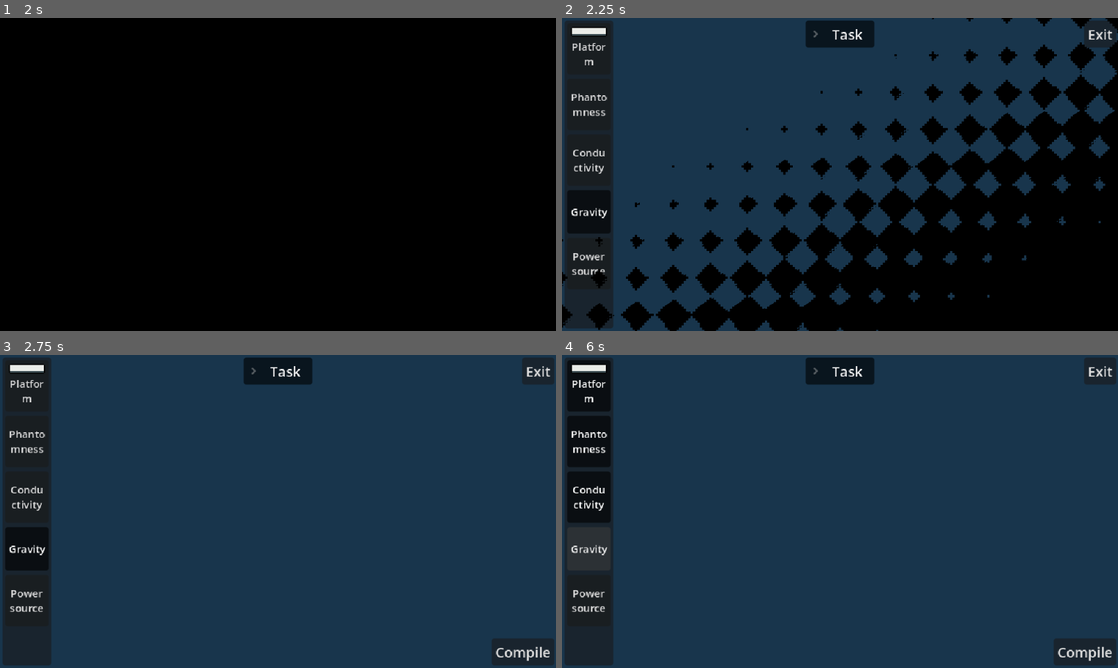
Above: before the commit, frames 1-4 (two rows, left to right).
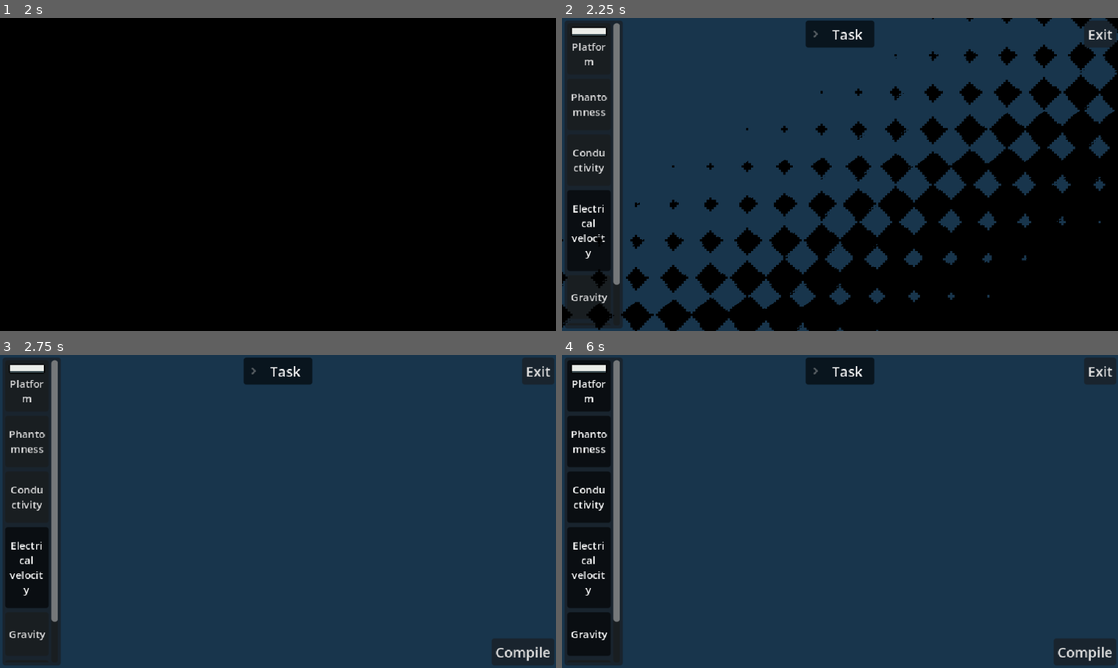
Above: after the commit, the same moments.

Repository: Chebrbober/nightmare-protocol
Game: Godot game, scene res://scenes/main_menu.tscn
The game is run twice, just before and just after one commit, with the same random seed, the same clock (stepped at 60 frames per second) and the same inputs.
Inputs (mouse positions are in pixels of both pictures, inside the frame that each line leads up to):
- Up to frame 1 (2 s): click "Start" at 0.5 s; click "Start" at 1.25 s
- Up to frame 2 (2.25 s): click (589, 230) at 2 s, where only the run after the commit has a clickable "Electrical velocity"
- Up to frame 3 (2.75 s): no input
- Up to frame 4 (6 s): click "Compile" at 2.75 s; click "Platform" at 3.5 s; click "Phantomness" at 4.25 s; click "Conductivity" at 5 s; click "Gravity" at 5.75 s

Frame 1 is identical in both runs. In frame 2, 2.2% of the frame differs, in the area x 1-11%, y 0-100%; in frame 3, 2.2%; in frame 4, 3.6%.

Commit message:
Add electrical velocity property. Add scroll container to panel with attribute buttons

Diff:
--- /dev/null
+++ b/resources/properties/electrical_velocity.tres
@@ -0,0 +1,13 @@
+[gd_resource type="Resource" script_class="PropertyData" format=3 uid="uid://u0dnywnahjv4"]
+
+[ext_resource type="Script" uid="uid://bcv5vrxbk2hst" path="res://scripts/property_scripts/electrical_velocity.gd" id="1_fskk6"]
+[ext_resource type="Script" uid="uid://bs6rks3lfl0jy" path="res://scripts/property_data.gd" id="1_jqqpt"]
+
+[resource]
+script = ExtResource("1_jqqpt")
+logic = ExtResource("1_fskk6")
+compatible_tags = Array[String]([""])
+action_tags = Array[String](["velocity"])
+name = "Electrical velocity"
+description = "Apply some velocity to object to make him move into any direction you want (needs power)"
+metadata/_custom_type_script = "uid://bs6rks3lfl0jy"
--- a/scenes/game.tscn
+++ b/scenes/game.tscn
@@ -82,11 +82,16 @@
 theme_override_constants/margin_right = 3
 theme_override_constants/margin_bottom = 3
 
-[node name="VBoxContainer" type="VBoxContainer" parent="MarginContainer/PanelContainer/MarginContainer" unique_id=589038486]
+[node name="ScrollContainer" type="ScrollContainer" parent="MarginContainer/PanelContainer/MarginContainer" unique_id=1772081889]
+layout_mode = 2
+theme_override_constants/scrollbar_h_separation = 3
+horizontal_scroll_mode = 0
+
+[node name="VBoxContainer" type="VBoxContainer" parent="MarginContainer/PanelContainer/MarginContainer/ScrollContainer" unique_id=589038486]
 layout_mode = 2
 theme_override_constants/separation = 5
 
-[node name="AttributeButton" type="Button" parent="MarginContainer/PanelContainer/MarginContainer/VBoxContainer" unique_id=61823767]
+[node name="AttributeButton" type="Button" parent="MarginContainer/PanelContainer/MarginContainer/ScrollContainer/VBoxContainer" unique_id=61823767]
 unique_name_in_owner = true
 layout_mode = 2
 theme_override_font_sizes/font_size = 8
--- a/scenes/object.tscn
+++ b/scenes/object.tscn
@@ -7,10 +7,12 @@
 collision_layer = 2
 collision_mask = 255
 input_pickable = true
+mass = 0.001
 gravity_scale = 0.0
+freeze_mode = 1
 continuous_cd = 1
 contact_monitor = true
-max_contacts_reported = 1
+max_contacts_reported = 3
 script = ExtResource("1_pkda2")
 
 [node name="CollisionShape2D" type="CollisionShape2D" parent="." unique_id=1391266453]
--- a/scripts/game.gd
+++ b/scripts/game.gd
@@ -45,8 +45,9 @@
 					attribute_button_instance.tooltip_text = object_data.description
 					attribute_button_instance.icon = object_data.texture
 					attribute_button_instance.visible = true
-					$MarginContainer/PanelContainer/MarginContainer/VBoxContainer.add_child(
-						attribute_button_instance
+					(
+						$MarginContainer/PanelContainer/MarginContainer/ScrollContainer/VBoxContainer
+						. add_child(attribute_button_instance)
 					)
 					attribute_button_instance.connect(
 						"attribute_toggled", Callable(self, "_on_attribute_button_toggled")
@@ -73,8 +74,9 @@
 					attribute_button_instance.attribute_data = property_data
 					attribute_button_instance.text = property_data.name
 					attribute_button_instance.visible = true
-					$MarginContainer/PanelContainer/MarginContainer/VBoxContainer.add_child(
-						attribute_button_instance
+					(
+						$MarginContainer/PanelContainer/MarginContainer/ScrollContainer/VBoxContainer
+						. add_child(attribute_button_instance)
 					)
 					attribute_button_instance.connect(
 						"attribute_toggled", Callable(self, "_on_attribute_button_toggled")
@@ -83,7 +85,7 @@
 
 			file_name = property_res_dir.get_next()
 
-	$MarginContainer/PanelContainer/MarginContainer/VBoxContainer/AttributeButton.visible = false
+	$MarginContainer/PanelContainer/MarginContainer/ScrollContainer/VBoxContainer/AttributeButton.visible = false
 
 	task_generator = TaskGenerator.new()
 	add_child(task_generator)
@@ -135,7 +137,6 @@
 		logic_node.set(key, property.values[key])
 
 	obj.physics_interpolation_mode = Node.PHYSICS_INTERPOLATION_MODE_ON
-	obj.freeze = false
 
 	obj.add_child(logic_node)
 	print("Applied: ", prop_data.name, " -> ", obj.current_data.name)
--- a/scripts/object.gd
+++ b/scripts/object.gd
@@ -13,7 +13,6 @@
 func _ready() -> void:
 	add_to_group("objects")
 	input_pickable = true
-	freeze = true
 
 
 func setup(data: ObjectData) -> void:
--- /dev/null
+++ b/scripts/property_scripts/electrical_velocity.gd
@@ -0,0 +1,21 @@
+class_name ElectricalVelocityProperty
+extends Node
+
+@export_range(0, 1000000) var power: float = 1000.0
+@export_range(0, 360) var angle: float = 0.0
+
+
+func _ready() -> void:
+	name = "ElectricalVelocity"
+
+
+func _physics_process(delta: float) -> void:
+	var body = get_parent() as RigidBody2D
+	if not body.is_in_group("powered"):
+		return
+	if body.sleeping or body.freeze:
+		body.sleeping = false
+		body.freeze = false
+
+	var dir_vector = Vector2.RIGHT.rotated(deg_to_rad(angle))
+	body.apply_central_force(dir_vector * power)
--- a/scripts/property_scripts/gravity.gd
+++ b/scripts/property_scripts/gravity.gd
@@ -6,15 +6,10 @@
 
 func _ready() -> void:
 	var body = get_parent()
-	while body and not body is RigidBody2D:
-		body = body.get_parent()
-
 	name = "GravityProperty"
 
-	if body and body is RigidBody2D:
-		body.gravity_scale = gravity
-	else:
-		push_error("Gravity property requires RigidBody2D in hierarchy")
+	body.freeze = false
+	body.gravity_scale = gravity
 
 
 func _physics_process(_delta: float) -> void:
Not shown, added: scripts/property_scripts/electrical_velocity.gd.uid
